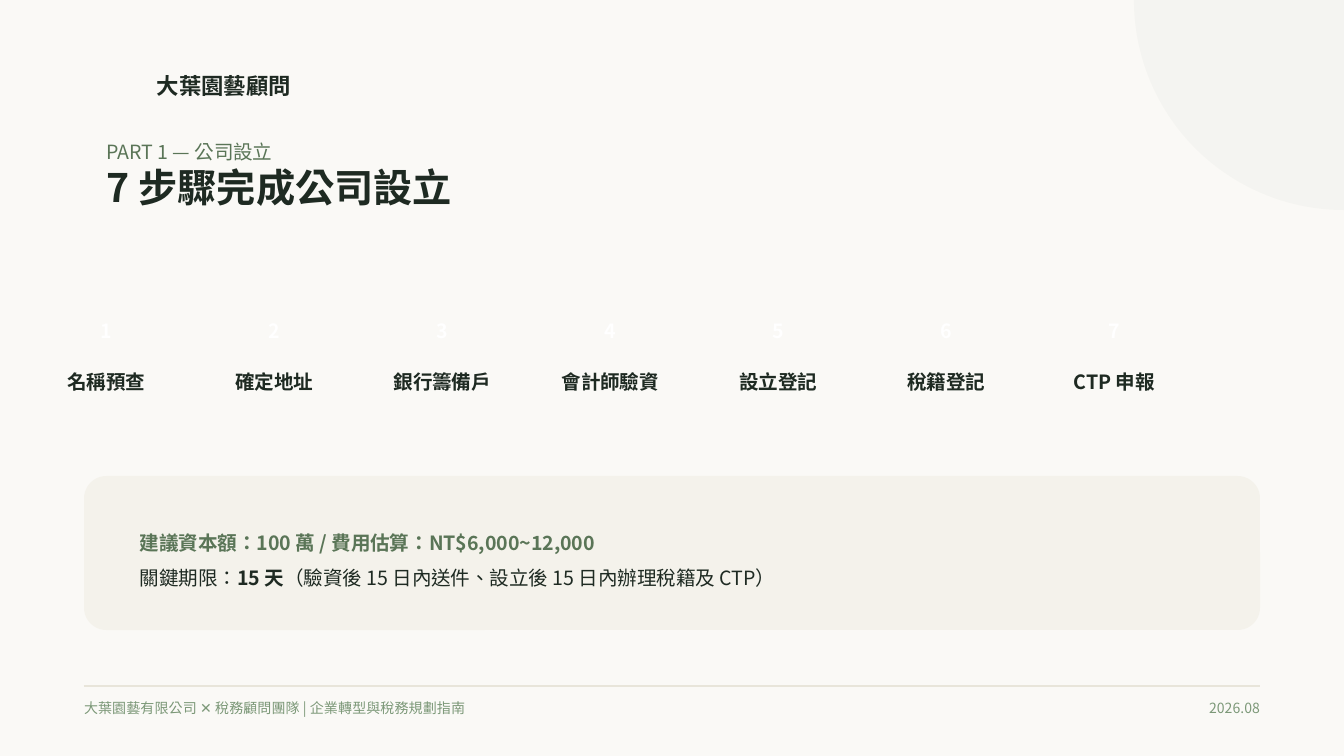
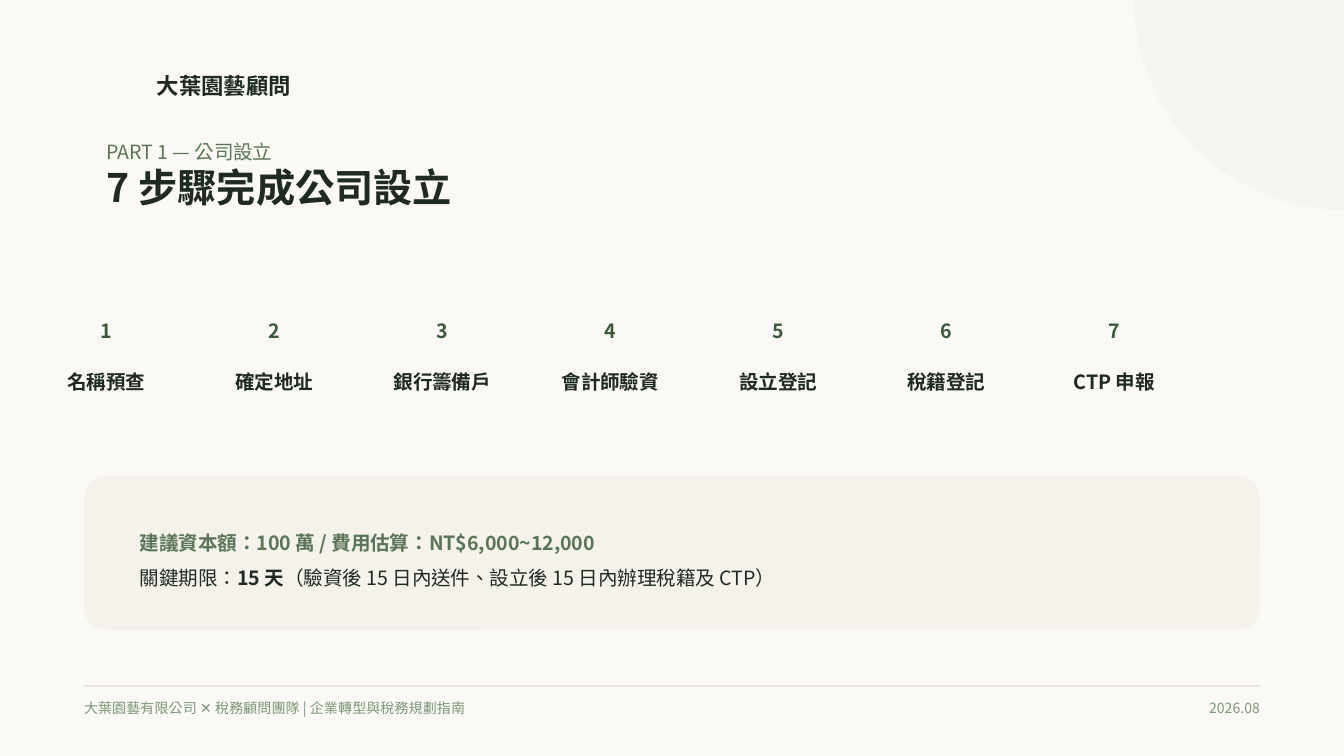
Before and after one commit to qwerty10218/horticulture-tax-case, a slide deck: slide 4 of 08_上台簡報準備/園藝公司設立與首年稅務規劃 (統一風格版).pptx. Drawn at 1344x756 pixels with LibreOffice and Linux fonts; fonts in the diff are those of the drawing. Boxes give left, top, right and bottom in pixels: in the first picture for what was removed or moved away, otherwise in the second. Text is boxed around its words. In the diff, an @@ line names an element or a change of style, - is before the commit and + after.

```diff
--- a/08_上台簡報準備/園藝公司設立與首年稅務規劃 (統一風格版).pptx
+++ b/08_上台簡報準備/園藝公司設立與首年稅務規劃 (統一風格版).pptx
@@ group added at [101,323,1121,339]: 7 texts @@
+1
+2
+3
+4
+5
+6
+7
```
Also in this commit, not shown: 1 other file.
